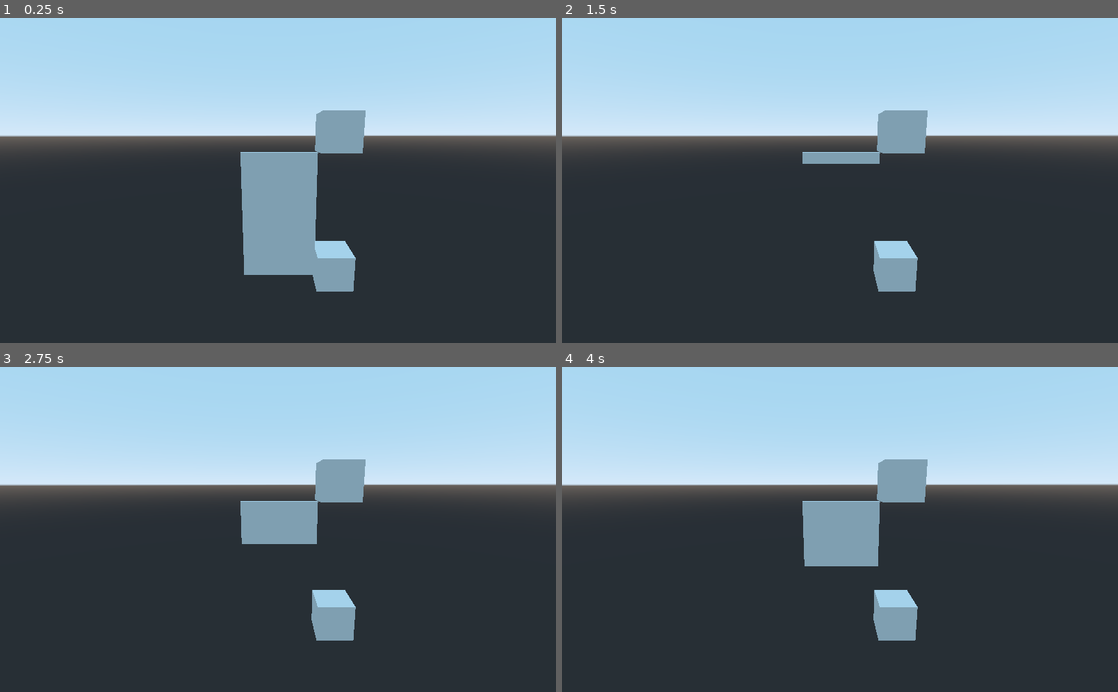
Above: before the commit, frames 1-4 (two rows, left to right).
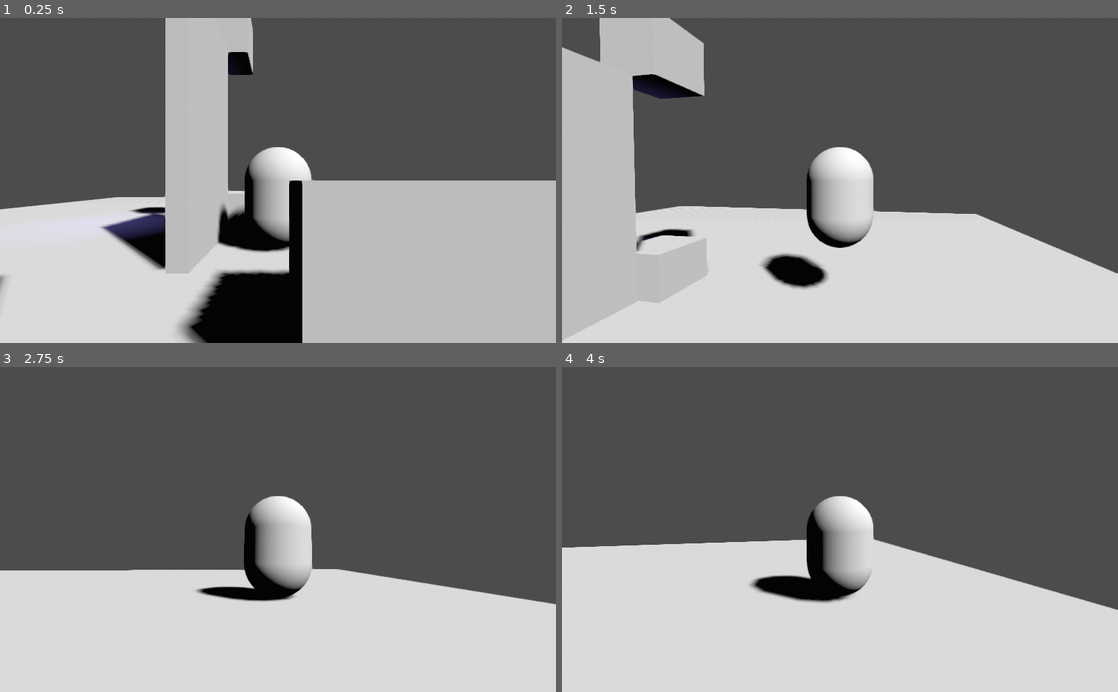
Above: after the commit, the same moments.

Repository: BryanWi/Cortina-sim
Game: Godot game, scene res://Main.tscn
The game is run twice, just before and just after one commit, with the same random seed, the same clock (stepped at 60 frames per second) and the same inputs.
Inputs (mouse positions are in pixels of both pictures, inside the frame that each line leads up to):
- Up to frame 1 (0.25 s): no input
- Up to frame 2 (1.5 s): tap Enter at 0.5 s; move the mouse to (962, 164) at 0.52 s; hold D (right, bound only after the commit) 0.53-1.28 s; hold W (foward, bound only after the commit) 0.53-1.28 s; tap Space (jump, bound only after the commit) at 0.77, 0.8, 1.07, 1.35 s; move the mouse to (728, 196) at 1.27 s; hold Down (ui_down) from 1.28 s (still down)
- Up to frame 3 (2.75 s): tap Space (jump, bound only after the commit) at 1.52, 1.82, 2.3 s; tap W (foward, bound only after the commit) at 1.55 s; move the mouse to (333, 458) at 2.02 s; release Down (ui_down) at 2.03 s; hold D (right, bound only after the commit) from 2.03 s (still down); hold W (foward, bound only after the commit) from 2.03 s (still down)
- Up to frame 4 (4 s): move the mouse to (812, 594) at 2.77 s; release D (right, bound only after the commit) at 2.78 s; release W (foward, bound only after the commit) at 2.78 s; hold Up (ui_up) 2.78-3.53 s; tap W (foward, bound only after the commit) at 2.85 s; tap Space (jump, bound only after the commit) at 3.02, 3.32, 3.6, 3.77 s; move the mouse to (1006, 578) at 3.52 s; hold Left (ui_left) from 3.53 s (still down)

The runs differ from the first frame. In frame 1, 95% of the frame differs, in the area x 0-100%, y 0-100%; in frame 2, 96%; in frame 3, 95%; in frame 4, 95%.

Commit message:
Personaje agregado y cambios minimos al mapa

Diff:
--- a/Cortina/Cortina.gd
+++ b/Cortina/Cortina.gd
@@ -4,7 +4,7 @@
 var down_vel= 3
 var up_vel = 4
 var bajar = false
-var pos = 0
+var pos = 7
 
 onready var cortina = get_node("Cort")
 
--- a/Main.tscn
+++ b/Main.tscn
@@ -1,22 +1,67 @@
-[gd_scene load_steps=3 format=2]
+[gd_scene load_steps=8 format=2]
 
 [ext_resource path="res://Cortina/Cortina.tscn" type="PackedScene" id=1]
+[ext_resource path="res://character/Character.tscn" type="PackedScene" id=2]
+[ext_resource path="res://Objetos/box.tscn" type="PackedScene" id=3]
 
 [sub_resource type="CubeMesh" id=1]
+
+[sub_resource type="BoxShape" id=4]
+extents = Vector3( 5, 5, 0.2 )
+
+[sub_resource type="QuadMesh" id=2]
+size = Vector2( 10, 10 )
+
+[sub_resource type="Environment" id=3]
+ssao_quality = 2
 
 [node name="Main" type="Spatial"]
 
 [node name="Cortina" parent="." instance=ExtResource( 1 )]
 
-[node name="Camera" type="Camera" parent="."]
-transform = Transform( -0.00484967, -0.189558, 0.981858, -0.00093627, 0.98187, 0.189556, -0.999988, 0, -0.00493922, 12.278, 7.84949, 0 )
-
-[node name="MeshInstance" type="MeshInstance" parent="."]
+[node name="RefCube1" type="MeshInstance" parent="."]
 transform = Transform( 1, 0, 0, 0, 1, 0, 0, 0, 1, 0, 0.5, -3.03666 )
 mesh = SubResource( 1 )
 material/0 = null
 
-[node name="MeshInstance2" type="MeshInstance" parent="."]
+[node name="RefCube2" type="MeshInstance" parent="."]
 transform = Transform( 1, 0, 0, 0, 1, 0, 0, 0, 1, 0, 8, -3.037 )
 mesh = SubResource( 1 )
 material/0 = null
+
+[node name="Floor" type="StaticBody" parent="."]
+transform = Transform( 3.407, 0, 0, 0, -1.85817e-07, 1, 0, -4.251, -4.37114e-08, 0.00853539, 0, -0.0113878 )
+
+[node name="CollisionShape" type="CollisionShape" parent="Floor"]
+transform = Transform( 1, 0, 0, 0, 1, 0, 0, 0, 1, 0, 0, -0.2 )
+shape = SubResource( 4 )
+
+[node name="Floor" type="MeshInstance" parent="Floor"]
+mesh = SubResource( 2 )
+skeleton = NodePath("../..")
+material/0 = null
+
+[node name="WorldEnvironment" type="WorldEnvironment" parent="."]
+environment = SubResource( 3 )
+
+[node name="DirectionalLight" type="DirectionalLight" parent="."]
+transform = Transform( 0.695524, -0.500231, 0.515766, 0, 0.717835, 0.696214, -0.718503, -0.484233, 0.499271, 0, 0, 0 )
+shadow_enabled = true
+
+[node name="OmniLight" type="OmniLight" parent="."]
+transform = Transform( 1, 0, 0, 0, 1, 0, 0, 0, 1, -6.32268, 5.46119, -3.71937 )
+light_color = Color( 0.462745, 0.431373, 0.807843, 1 )
+shadow_enabled = true
+omni_range = 7.15615
+
+[node name="Character" parent="." instance=ExtResource( 2 )]
+transform = Transform( 1, 0, 0, 0, 1, 0, 0, 0, 1, 2.17258, 0.0396891, -0.0157928 )
+
+[node name="StaticBody2" parent="." instance=ExtResource( 3 )]
+transform = Transform( 1, 0, 0, 0, 1, 0, 0, 0, 1, 3.35003, 0, 4.30031 )
+
+[node name="StaticBody3" parent="." instance=ExtResource( 3 )]
+transform = Transform( 1, 0, 0, 0, 1, 0, 0, 0, 1, 0.376828, 4.64353, 7.92018 )
+
+[node name="StaticBody4" parent="." instance=ExtResource( 3 )]
+transform = Transform( 1, 0, 0, 0, 1, 0, 0, 0, 1, -3.57887, 7.02806, 7.35189 )
--- /dev/null
+++ b/Objetos/box.tscn
@@ -0,0 +1,16 @@
+[gd_scene load_steps=3 format=2]
+
+[sub_resource type="BoxShape" id=1]
+
+[sub_resource type="CubeMesh" id=2]
+
+[node name="StaticBody" type="StaticBody"]
+
+[node name="CollisionShape" type="CollisionShape" parent="."]
+transform = Transform( 1, 0, 0, 0, 1, 0, 0, 0, 1, 0, 1, 0 )
+shape = SubResource( 1 )
+
+[node name="MeshInstance" type="MeshInstance" parent="."]
+transform = Transform( 1, 0, 0, 0, 1, 0, 0, 0, 1, 0, 1, 0 )
+mesh = SubResource( 2 )
+material/0 = null
--- /dev/null
+++ b/character/Character.gd
@@ -0,0 +1,48 @@
+extends KinematicBody
+
+
+export var speed := 7.0
+export var jump_strength := 20.0
+export var gravity :=50.0
+
+
+var _velocity := Vector3.ZERO
+var _snap_vector := Vector3.DOWN
+
+onready var _spring_arm: SpringArm = $SpringArm
+#onready var _model: Spatial = $Coll  #skin personaje
+
+
+func _physics_process(delta):
+	var move_direction := Vector3.ZERO
+	move_direction.x = Input.get_action_strength("right") - Input.get_action_strength("left")
+	move_direction.z = Input.get_action_strength("back") - Input.get_action_strength("foward")
+	move_direction = move_direction.rotated(Vector3.UP, _spring_arm.rotation.y).normalized()
+
+	_velocity.x = move_direction.x * speed
+	_velocity.z = move_direction.z * speed
+	_velocity.y -= gravity * delta
+
+	var just_landed := is_on_floor() and _snap_vector == Vector3.ZERO
+	var is_jumping := is_on_floor() and Input.is_action_just_pressed("jump")
+
+	if is_jumping:
+		_velocity.y = jump_strength
+		_snap_vector = Vector3.ZERO
+	elif just_landed:
+		_snap_vector = Vector3.DOWN
+	_velocity = move_and_slide_with_snap(_velocity, _snap_vector, Vector3.UP, true)
+
+	if _velocity.length() > 0.2:
+		var look_direction = Vector2(_velocity.z, _velocity.x)
+		#_model.rotation.y = look_direction.angle()  #girar modelo para que vea al frente
+
+var mouse_mode :=false
+func _process(delta:float) -> void:
+	_spring_arm.translation = translation + Vector3(0,2,0)
+	if Input.is_action_just_pressed("ui_cancel"):
+		mouse_mode = false if mouse_mode else true
+		if mouse_mode ==false:
+			Input.set_mouse_mode(Input.MOUSE_MODE_CAPTURED)
+		else:
+			Input.set_mouse_mode(Input.MOUSE_MODE_VISIBLE)
--- a/character/Character.tscn
+++ b/character/Character.tscn
@@ -1,4 +1,7 @@
-[gd_scene load_steps=3 format=2]
+[gd_scene load_steps=5 format=2]
+
+[ext_resource path="res://character/SpringArm.gd" type="Script" id=1]
+[ext_resource path="res://character/Character.gd" type="Script" id=2]
 
 [sub_resource type="CapsuleMesh" id=1]
 
@@ -6,6 +9,8 @@
 height = 0.998877
 
 [node name="Character" type="KinematicBody"]
+collision_layer = 2
+script = ExtResource( 2 )
 
 [node name="MeshInstance" type="MeshInstance" parent="."]
 transform = Transform( 1, 0, 0, 0, -4.37114e-08, -1, 0, 1, -4.37114e-08, 0, 1.5, 0 )
@@ -16,5 +21,12 @@
 transform = Transform( 1, 0, 0, 0, -4.37114e-08, -1, 0, 1, -4.37114e-08, 0, 1.5, 0 )
 shape = SubResource( 2 )
 
-[node name="Camera" type="Camera" parent="."]
-transform = Transform( 1, 0, 0, 0, 1, 0, 0, 0, 1, 0, 2.03796, 0 )
+[node name="SpringArm" type="SpringArm" parent="."]
+transform = Transform( 1, 0, 0, 0, 1, 0, 0, 0, 1, 0, 1.99302, 0 )
+spring_length = 7.0
+margin = 0.05
+script = ExtResource( 1 )
+
+[node name="Camera" type="Camera" parent="SpringArm"]
+transform = Transform( 1, 0, 0, 0, 1, 0, 0, 0, 1, 0, 2.29887, 0 )
+current = true
--- /dev/null
+++ b/character/SpringArm.gd
@@ -0,0 +1,22 @@
+extends Spatial
+
+
+export var mouse_sensitivity := 0.05
+
+
+func _ready():
+	set_as_toplevel(true)
+	Input.set_mouse_mode(Input.MOUSE_MODE_CAPTURED)
+
+func _unhandled_input(event: InputEvent) -> void:
+	if event is InputEventMouseMotion:
+		rotation_degrees.x -= event.relative.y * mouse_sensitivity
+		rotation_degrees.x = clamp(rotation_degrees.x, -80.0, 30.0)
+
+
+		rotation_degrees.y -= event.relative.x * mouse_sensitivity
+		rotation_degrees.y = wrapf(rotation_degrees.y, 0.0, 360.0)
+
+
+#func _process(delta):
+#	pass
--- a/project.godot
+++ b/project.godot
@@ -14,10 +14,64 @@
 run/main_scene="res://Main.tscn"
 config/icon="res://icon.png"
 
+[input]
+
+ui_left={
+"deadzone": 0.5,
+"events": [ Object(InputEventKey,"resource_local_to_scene":false,"resource_name":"","device":0,"alt":false,"shift":false,"control":false,"meta":false,"command":false,"pressed":false,"scancode":16777231,"physical_scancode":0,"unicode":0,"echo":false,"script":null)
+, Object(InputEventJoypadButton,"resource_local_to_scene":false,"resource_name":"","device":0,"button_index":14,"pressure":0.0,"pressed":false,"script":null)
+ ]
+}
+ui_right={
+"deadzone": 0.5,
+"events": [ Object(InputEventKey,"resource_local_to_scene":false,"resource_name":"","device":0,"alt":false,"shift":false,"control":false,"meta":false,"command":false,"pressed":false,"scancode":16777233,"physical_scancode":0,"unicode":0,"echo":false,"script":null)
+, Object(InputEventJoypadButton,"resource_local_to_scene":false,"resource_name":"","device":0,"button_index":15,"pressure":0.0,"pressed":false,"script":null)
+ ]
+}
+ui_up={
+"deadzone": 0.5,
+"events": [ Object(InputEventKey,"resource_local_to_scene":false,"resource_name":"","device":0,"alt":false,"shift":false,"control":false,"meta":false,"command":false,"pressed":false,"scancode":16777232,"physical_scancode":0,"unicode":0,"echo":false,"script":null)
+, Object(InputEventJoypadButton,"resource_local_to_scene":false,"resource_name":"","device":0,"button_index":12,"pressure":0.0,"pressed":false,"script":null)
+ ]
+}
+ui_down={
+"deadzone": 0.5,
+"events": [ Object(InputEventKey,"resource_local_to_scene":false,"resource_name":"","device":0,"alt":false,"shift":false,"control":false,"meta":false,"command":false,"pressed":false,"scancode":16777234,"physical_scancode":0,"unicode":0,"echo":false,"script":null)
+, Object(InputEventJoypadButton,"resource_local_to_scene":false,"resource_name":"","device":0,"button_index":13,"pressure":0.0,"pressed":false,"script":null)
+ ]
+}
+jump={
+"deadzone": 0.5,
+"events": [ Object(InputEventKey,"resource_local_to_scene":false,"resource_name":"","device":0,"alt":false,"shift":false,"control":false,"meta":false,"command":false,"pressed":false,"scancode":0,"physical_scancode":32,"unicode":0,"echo":false,"script":null)
+ ]
+}
+foward={
+"deadzone": 0.5,
+"events": [ Object(InputEventKey,"resource_local_to_scene":false,"resource_name":"","device":0,"alt":false,"shift":false,"control":false,"meta":false,"command":false,"pressed":false,"scancode":0,"physical_scancode":87,"unicode":0,"echo":false,"script":null)
+ ]
+}
+back={
+"deadzone": 0.5,
+"events": [ Object(InputEventKey,"resource_local_to_scene":false,"resource_name":"","device":0,"alt":false,"shift":false,"control":false,"meta":false,"command":false,"pressed":false,"scancode":0,"physical_scancode":83,"unicode":0,"echo":false,"script":null)
+ ]
+}
+right={
+"deadzone": 0.5,
+"events": [ Object(InputEventKey,"resource_local_to_scene":false,"resource_name":"","device":0,"alt":false,"shift":false,"control":false,"meta":false,"command":false,"pressed":false,"scancode":0,"physical_scancode":68,"unicode":0,"echo":false,"script":null)
+ ]
+}
+left={
+"deadzone": 0.5,
+"events": [ Object(InputEventKey,"resource_local_to_scene":false,"resource_name":"","device":0,"alt":false,"shift":false,"control":false,"meta":false,"command":false,"pressed":false,"scancode":0,"physical_scancode":65,"unicode":0,"echo":false,"script":null)
+ ]
+}
+
 [physics]
 
 common/enable_pause_aware_picking=true
 
 [rendering]
 
+quality/filters/use_fxaa=true
+quality/filters/use_debanding=true
 environment/default_environment="res://default_env.tres"
